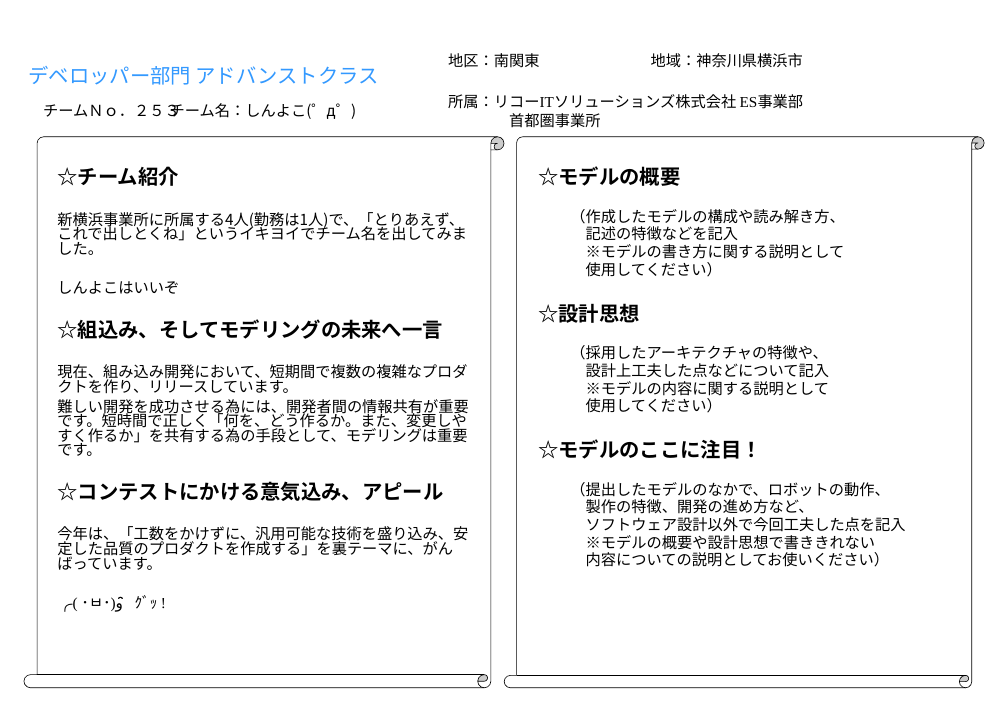
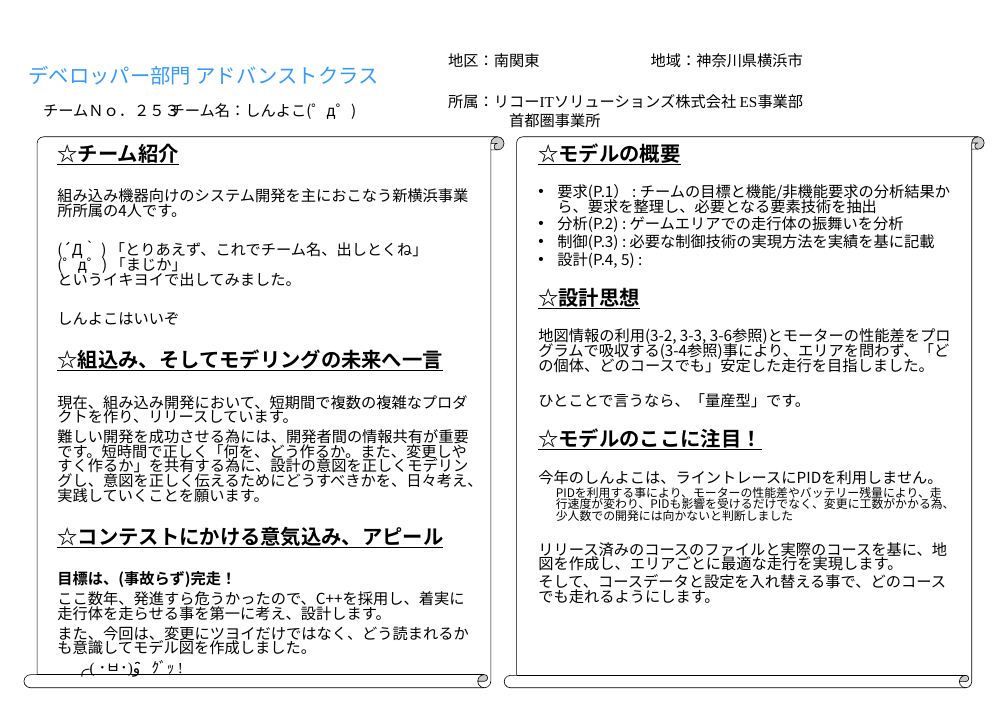
Before and after one commit to RITS-ETrobo/Yokohama, a slide deck: slide 1 of design/2016/models/concept_sheet2016_253.pptx. Drawn at 1008x713 pixels with LibreOffice and Linux fonts; fonts in the diff are those of the drawing; background and template pictures are left out. Boxes give left, top, right and bottom in pixels: in the first picture for what was removed or moved away, otherwise in the second. Text is boxed around its words. In the diff, an @@ line names an element or a change of style, - is before the commit and + after.

Commit message:
#769 Update concept-sheet

```diff
--- a/design/2016/models/concept_sheet2016_253.pptx
+++ b/design/2016/models/concept_sheet2016_253.pptx
@@ text "☆チーム紹介": place and size @@
-text "☆チーム紹介" at (57,166,468,612)
+text "☆チーム紹介" at (57,143,482,677)
@@ text at (57,143,443,548): underline on in "☆チーム紹介", "☆組込み、そしてモデリングの未来へ一言", "☆コンテストにかける意気込み、アピール" @@
@@ text "☆モデルの概要": place and size @@
-text "☆モデルの概要" at (538,166,906,567)
+text "☆モデルの概要" at (538,143,955,603)
@@ text at (538,143,762,450): underline on in "☆モデルの概要", "☆設計思想", "☆モデルのここに注目！" @@
@@ text at (57,188,468,287): text changed @@
-新横浜事業所に所属する4人(勤務は1人)で、「とりあえず、これで出しとくね」というイキヨイでチーム名を出してみました。
+組み込み機器向けのシステム開発を主におこなう新横浜事業所所属の4人です。
+(´Д｀ ) 「とりあえず、これでチーム名、出しとくね」
+(゜д゜) 「まじか」
+というイキヨイで出してみました。
@@ text at (557,184,950,268): text changed @@
-（作成したモデルの構成や読み解き方、
-記述の特徴などを記入
-※モデルの書き方に関する説明として
-使用してください）
+• 要求(P.1） : チームの目標と機能/非機能要求の分析結果から、要求を整理し、必要となる要素技術を抽出
+• 分析(P.2) : ゲームエリアでの走行体の振舞いを分析
+• 制御(P.3) : 必要な制御技術の実現方法を実績を基に記載
+• 設計(P.4, 5) :
@@ text at (538,328,951,408): text changed @@
-（採用したアーキテクチャの特徴や、
-設計上工夫した点などについて記入
-※モデルの内容に関する説明として
-使用してください）
+地図情報の利用(3-2, 3-3, 3-6参照)とモーターの性能差をプログラムで吸収する(3-4参照)事により、エリアを問わず、「どの個体、どのコースでも」安定した走行を目指しました。
+ひとことで言うなら、「量産型」です。
@@ text at (57,429,482,503): text changed @@
-難しい開発を成功させる為には、開発者間の情報共有が重要です。短時間で正しく「何を、どう作るか。また、変更しやすく作るか」を共有する為の手段として、モデリングは重要です。
+難しい開発を成功させる為には、開発者間の情報共有が重要です。短時間で正しく「何を、どう作るか。また、変更しやすく作るか」を共有する為に、設計の意図を正しくモデリングし、意図を正しく伝えるためにどうすべきかを、日々考え、実践していくことを願います。
@@ text at (538,470,955,603): text changed @@
-（提出したモデルのなかで、ロボットの動作、
-製作の特徴、開発の進め方など、
-ソフトウェア設計以外で今回工夫した点を記入
-※モデルの概要や設計思想で書ききれない
-内容についての説明としてお使いください）
+今年のしんよこは、ライントレースにPIDを利用しません。
+  PIDを利用する事により、モーターの性能差やバッテリー残量により、走行速度が変わり、PIDも影響を受けるだけでなく、変更に工数がかかる為、少人数での開発には向かないと判断しました
+リリース済みのコースのファイルと実際のコースを基に、地図を作成し、エリアごとに最適な走行を実現します。
+そして、コースデータと設定を入れ替える事で、どのコースでも走れるようにします。
@@ text at (57,571,468,655): text changed @@
-今年は、「工数をかけずに、汎用可能な技術を盛り込み、安定した品質のプロダクトを作成する」を裏テーマに、がんばっています。
+目標は、(事故らず)完走！
+ここ数年、発進すら危うかったので、C++を採用し、着実に走行体を走らせる事を第一に考え、設計します。
+また、今回は、変更にツヨイだけではなく、どう読まれるかも意識してモデル図を作成しました。
```
